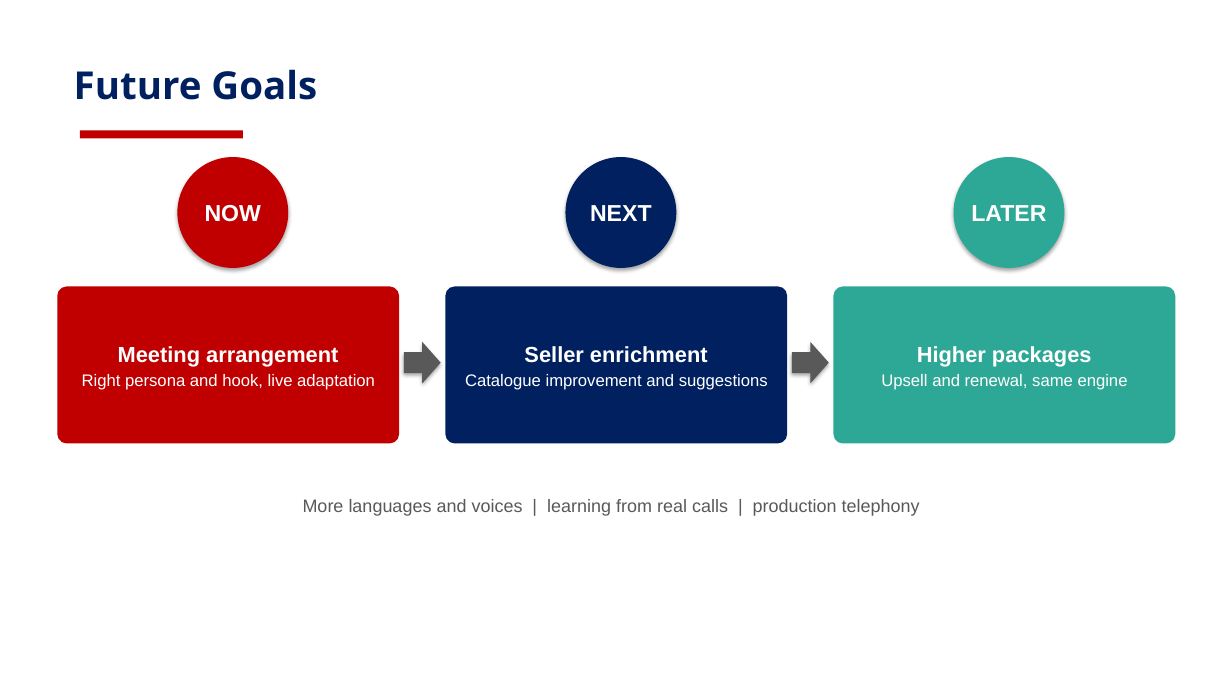
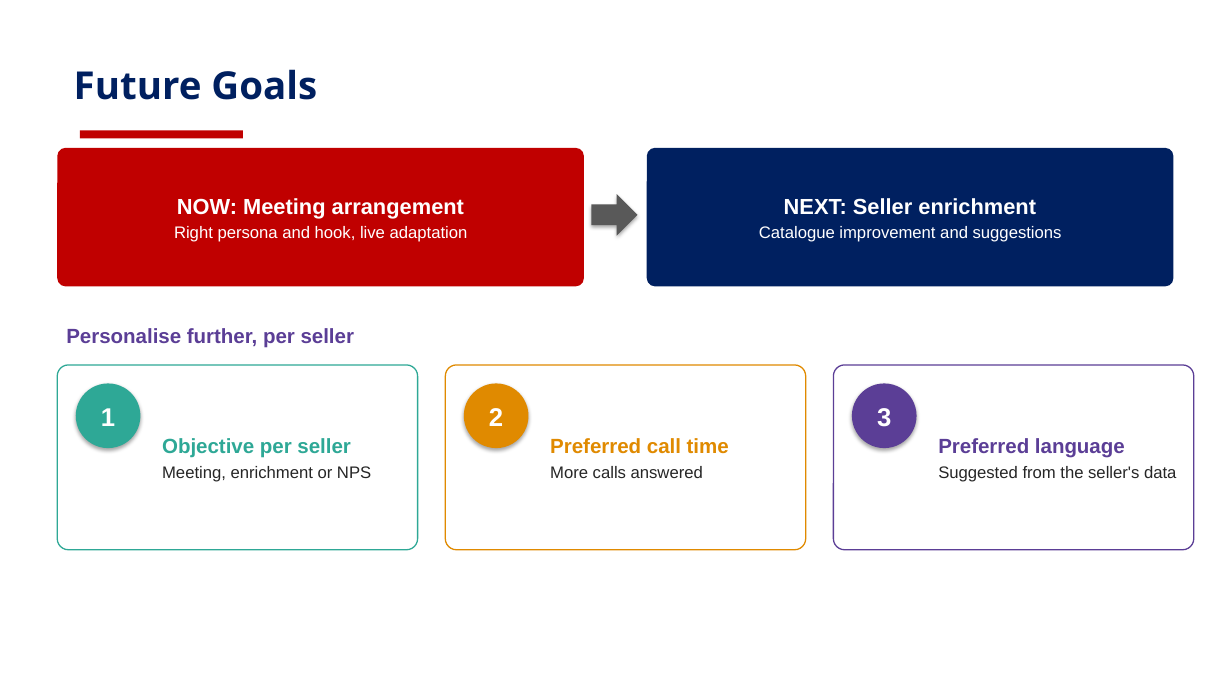
Before and after one commit to risu1139/vani-hackathon, a slide deck: slide 10 of outputs/plans/VANI_Persona_Design_Deck_v2_visual.pptx. Drawn at 1232x693 pixels with LibreOffice and Linux fonts; fonts in the diff are those of the drawing; background and template pictures are left out. Boxes give left, top, right and bottom in pixels: in the first picture for what was removed or moved away, otherwise in the second. Text is boxed around its words. In the diff, an @@ line names an element or a change of style, - is before the commit and + after.

```diff
--- a/outputs/plans/VANI_Persona_Design_Deck_v2_visual.pptx
+++ b/outputs/plans/VANI_Persona_Design_Deck_v2_visual.pptx
@@ rounded rectangle "NOW: Meeting arrangement" resized from (x1=57, y1=287, x2=399, y2=444) to (x1=57, y1=148, x2=584, y2=287) @@
@@ rounded rectangle "NEXT: Seller enrichment" resized from (x1=445, y1=287, x2=787, y2=444) to (x1=647, y1=148, x2=1174, y2=287) @@
@@ ellipse removed at (x1=177, y1=157, x2=288, y2=268) @@
-NOW
@@ ellipse removed at (x1=566, y1=157, x2=677, y2=268) @@
-NEXT
@@ ellipse removed at (x1=954, y1=157, x2=1065, y2=268) @@
-LATER
@@ text in rounded rectangle at (x1=177, y1=198, x2=464, y2=219): text changed @@
-Meeting arrangement
+NOW: Meeting arrangement
@@ right arrow resized from (x1=404, y1=342, x2=441, y2=384) to (x1=592, y1=194, x2=638, y2=236) @@
@@ text in rounded rectangle at (x1=784, y1=198, x2=1036, y2=215): text changed @@
-Seller enrichment
+NEXT: Seller enrichment
@@ rounded rectangle removed at (x1=834, y1=287, x2=1176, y2=444) @@
-Higher packages
-Upsell and renewal, same engine
@@ text added at (x1=66, y1=328, x2=354, y2=348), 16 pt, text #5B3E96, bold @@
+Personalise further, per seller
@@ right arrow removed at (x1=792, y1=342, x2=829, y2=384) @@
@@ rounded rectangle added at (x1=57, y1=365, x2=418, y2=550), fill #FFFFFF, outline #2EA896 1 pt, 13 pt, text #262626 @@
+Objective per seller
+Meeting, enrichment or NPS
@@ ellipse added at (x1=76, y1=384, x2=140, y2=448), fill #2EA896, 20 pt, text #FFFFFF, bold @@
+1
@@ rounded rectangle added at (x1=445, y1=365, x2=806, y2=550), fill #FFFFFF, outline #E08A00 1 pt, 16 pt, text #E08A00, bold @@
+Preferred call time
+More calls answered
@@ ellipse added at (x1=464, y1=384, x2=529, y2=448), fill #E08A00, 20 pt, text #FFFFFF, bold @@
+2
@@ rounded rectangle added at (x1=834, y1=365, x2=1194, y2=550), fill #FFFFFF, outline #5B3E96 1 pt, 13 pt, text #262626 @@
+Preferred language
+Suggested from the seller's data
@@ ellipse added at (x1=852, y1=384, x2=917, y2=448), fill #5B3E96, 20 pt, text #FFFFFF, bold @@
+3
@@ text removed at (x1=303, y1=499, x2=920, y2=516) @@
-More languages and voices | learning from real calls | production telephony
```
Also in this commit, not shown: 1 other file.
